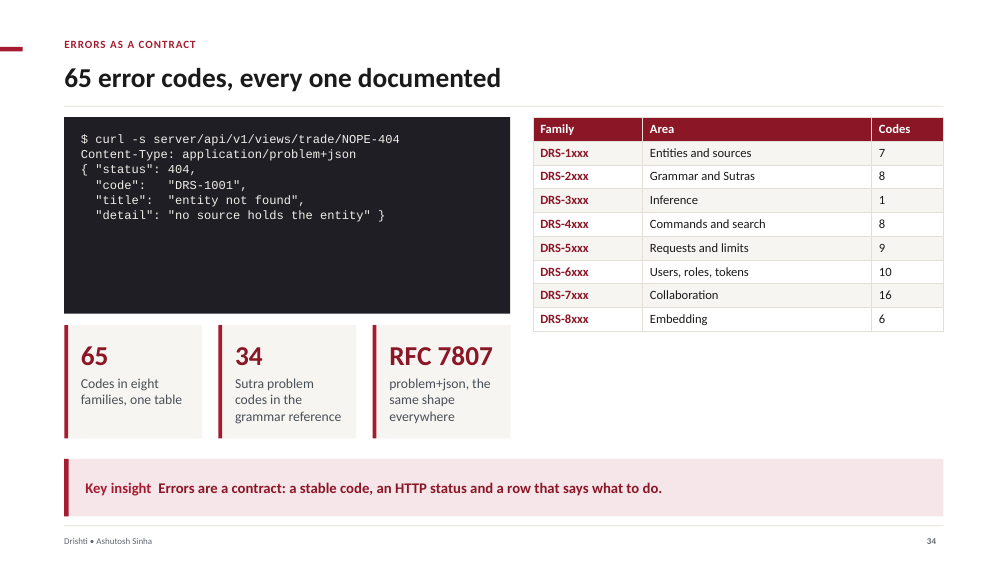
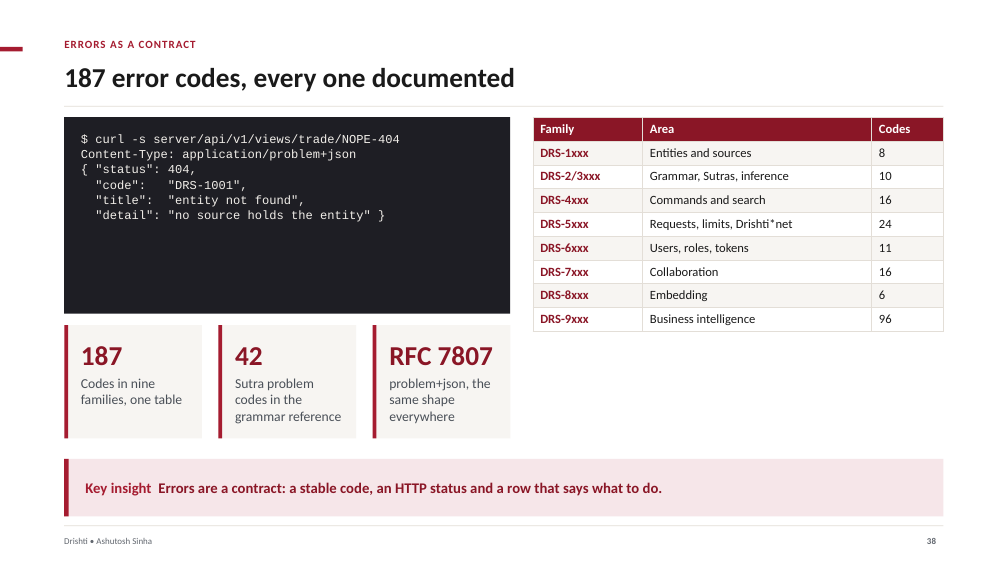
Before and after one commit to ajsinha/drishti, a slide deck: slide 38 of docs/publications/Drishti-Design-and-Evidence.pptx (slide 34 before the commit). Drawn at 1008x567 pixels with LibreOffice and Linux fonts; fonts in the diff are those of the drawing. Boxes give left, top, right and bottom in pixels: in the first picture for what was removed or moved away, otherwise in the second. Text is boxed around its words. In the diff, an @@ line names an element or a change of style, - is before the commit and + after.

```diff
--- a/docs/publications/Drishti-Design-and-Evidence.pptx
+++ b/docs/publications/Drishti-Design-and-Evidence.pptx
@@ title at (64, 68, 515, 92): text changed @@
-65 error codes, every one documented
+187 error codes, every one documented
@@ table at (533, 117, 944, 329) @@
-row 2: DRS-1xxx | Entities and sources | 7
-row 3: DRS-2xxx | Grammar and Sutras | 8
-row 4: DRS-3xxx | Inference | 1
-row 5: DRS-4xxx | Commands and search | 8
-row 6: DRS-5xxx | Requests and limits | 9
-row 7: DRS-6xxx | Users, roles, tokens | 10
+row 2: DRS-1xxx | Entities and sources | 8
+row 3: DRS-2/3xxx | Grammar, Sutras, inference | 10
+row 4: DRS-4xxx | Commands and search | 16
+row 5: DRS-5xxx | Requests, limits, Drishti*net | 24
+row 6: DRS-6xxx | Users, roles, tokens | 11
+row 9: DRS-9xxx | Business intelligence | 96
@@ text at (81, 346, 122, 366): text changed @@
-65
+187
@@ text at (235, 347, 263, 365): text changed @@
-34
+42
@@ text at (81, 378, 182, 406): text changed @@
-Codes in eight families, one table
+Codes in nine families, one table
```
Also in this commit, not shown: 23 other slides changed, 5 slides added, 1 other file.
